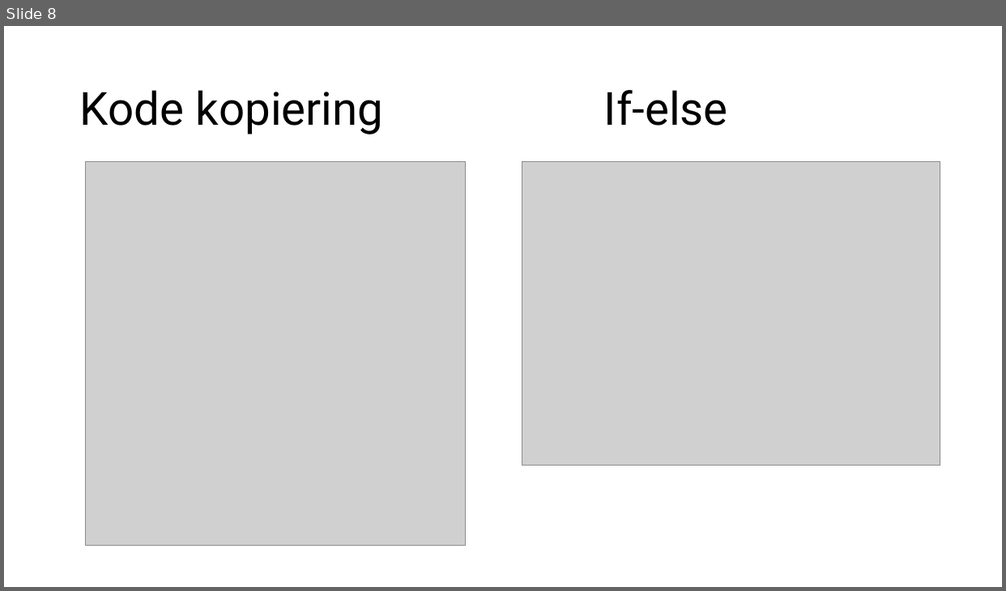
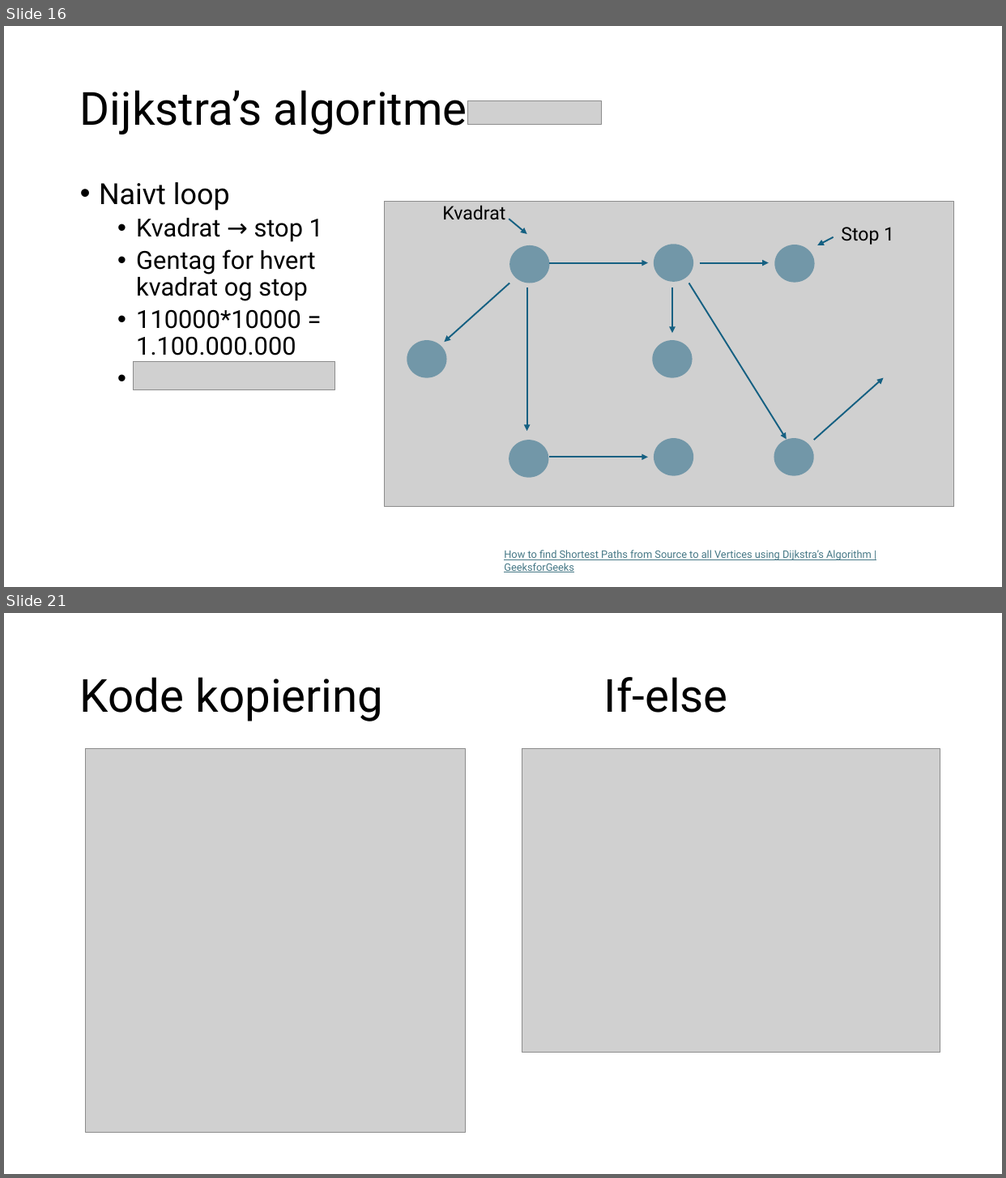
Before and after one commit to midttrafik/Kvadratnet, a slide deck: ERFA_præsentation.pptx. Shown one above the other, each under a label of ours: slide 8 before the commit, slides 16 and 21 after it; the slides between them are not shown. The pictures are 1006x591 and 1006x1178 pixels, drawn with LibreOffice and Linux fonts; fonts in the diff are those of the drawing; grey boxes stand for pictures. Boxes give left, top, right and bottom in pixels: in the first picture for what was removed or moved away, otherwise in the second. Text is boxed around its words. In the diff, an @@ line names an element or a change of style, - is before the commit and + after.

```diff
--- a/ERFA_præsentation.pptx
+++ b/ERFA_præsentation.pptx
@@ slide 16 added at (4,26,1002,587), background #FFFFFF @@
@@ title added at (80,90,467,135), 44 pt, text #000000 @@
+Dijkstra’s algoritme
@@ picture added at (467,101,601,125) @@
@@ text added at (99,182,323,356), 24 pt, text #000000 @@
+• Naivt loop
+  • Kvadrat → stop 1
+  • Gentag for hvert kvadrat og stop
+  • 110000*10000 = 1.100.000.000
@@ picture added at (385,201,954,506) @@
@@ text added at (442,205,505,220), 18 pt, text #000000 @@
+Kvadrat
@@ arrow added from (509, 219) to (527, 234), #156082 1.5 pt @@
@@ ellipse added at (654,244,693,281), fill #156082 at 50% opacity @@
@@ arrow added from (833, 237) to (818, 246), #156082 1.5 pt @@
@@ text added at (841,227,894,245), 18 pt, text #000000 @@
+Stop 1
@@ ellipse added at (510,246,550,283), fill #156082 at 50% opacity @@
@@ arrow added from (550, 263) to (648, 263), #156082 1.5 pt @@
@@ arrow added from (700, 263) to (769, 263), #156082 1.5 pt @@
@@ ellipse added at (775,245,815,282), fill #156082 at 50% opacity @@
@@ arrow added from (510, 284) to (444, 342), #156082 1.5 pt @@
@@ arrow added from (527, 288) to (527, 431), #156082 1.5 pt @@
@@ arrow added from (672, 288) to (672, 333), #156082 1.5 pt @@
@@ arrow added from (689, 284) to (786, 439), #156082 1.5 pt @@
@@ ellipse added at (407,340,446,378), fill #156082 at 50% opacity @@
@@ ellipse added at (652,340,692,378), fill #156082 at 50% opacity @@
@@ picture added at (134,362,335,390) @@
@@ arrow added from (814, 440) to (884, 378), #156082 1.5 pt @@
@@ ellipse added at (654,438,693,476), fill #156082 at 50% opacity @@
@@ ellipse added at (774,438,814,476), fill #156082 at 50% opacity @@
@@ ellipse added at (509,440,548,477), fill #156082 at 50% opacity @@
@@ arrow added from (550, 457) to (648, 457), #156082 1.5 pt @@
@@ text added at (504,550,872,573), 10 pt, text #467886, underline @@
+How to find Shortest Paths from Source to all Vertices using Dijkstra’s Algorithm | GeeksforGeeks
@@ what was slide 8 is now slide 21 @@
```
Also in this commit, not shown: 4 slides changed, 12 other slides added.
